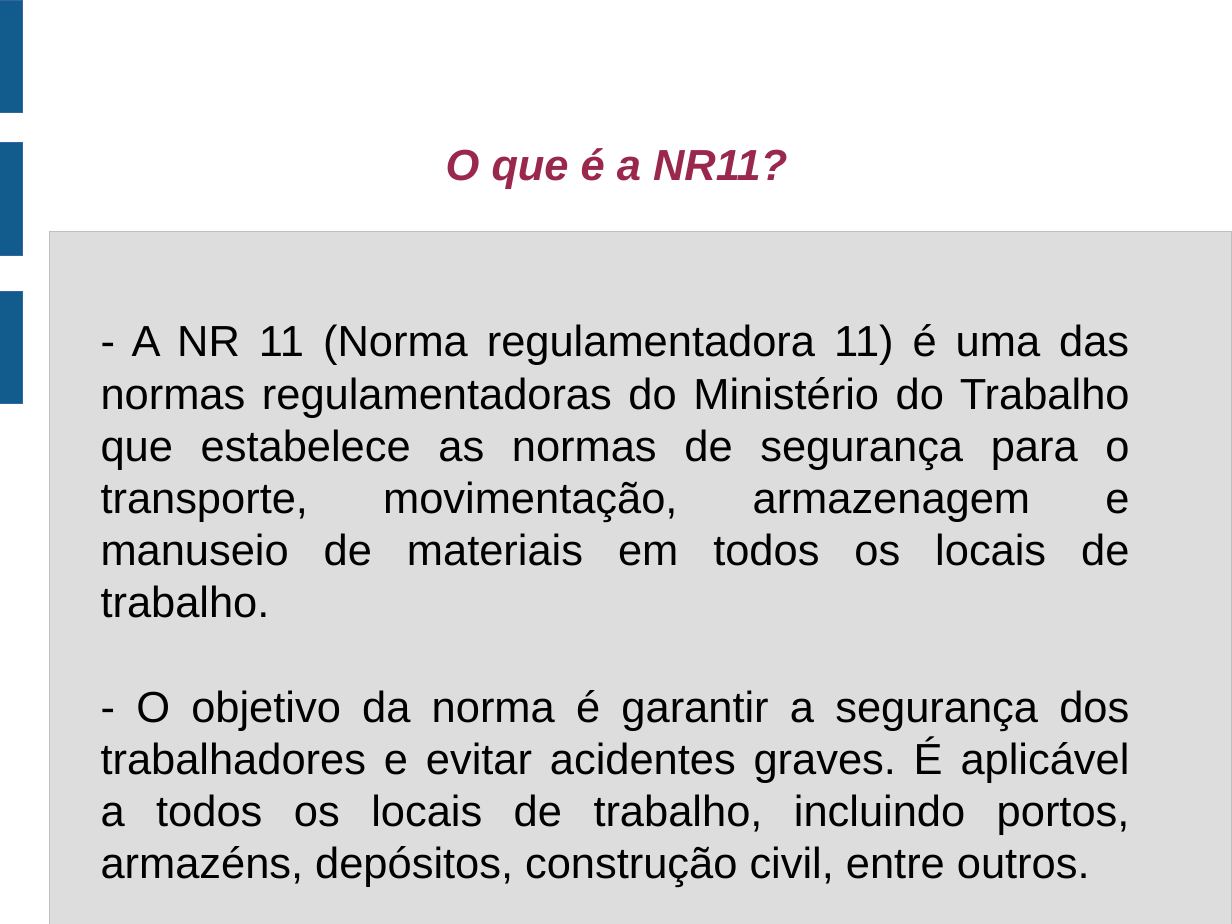
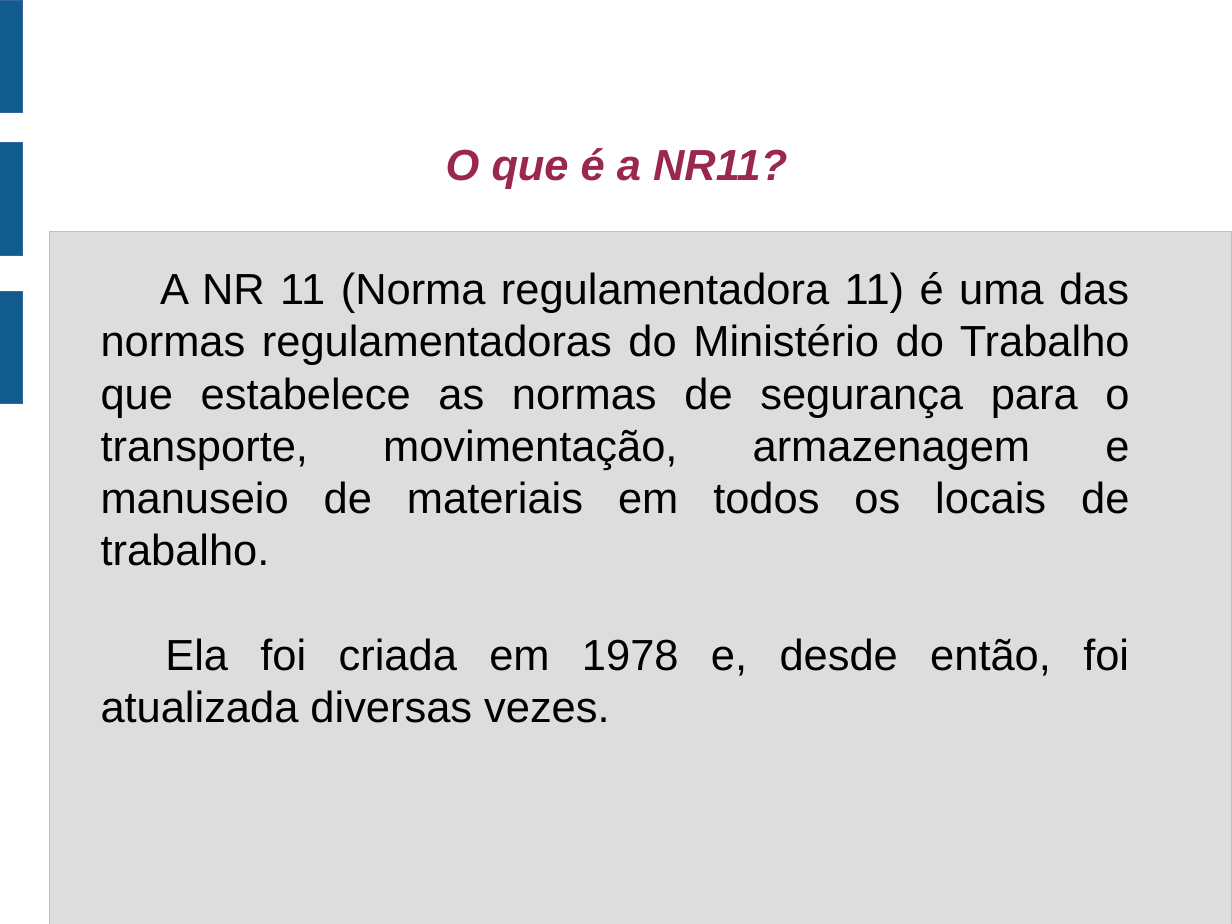
Before and after one commit to jharbes/SEGURANCA-INDUSTRIAL, a slide deck: slide 2 of material_NR11/apresentacaoNR11.odp. Drawn at 1232x924 pixels with LibreOffice and Linux fonts; fonts in the diff are those of the drawing. Boxes give left, top, right and bottom in pixels: in the first picture for what was removed or moved away, otherwise in the second. Text is boxed around its words. In the diff, an @@ line names an element or a change of style, - is before the commit and + after.

```diff
--- a/material_NR11/apresentacaoNR11.odp
+++ b/material_NR11/apresentacaoNR11.odp
@@ text at bbox=[101, 272, 1130, 723]: text changed @@
-- A NR 11 (Norma regulamentadora 11) é uma das normas regulamentadoras do Ministério do Trabalho que estabelece as normas de segurança para o transporte, movimentação, armazenagem e manuseio de materiais em todos os locais de trabalho.
-- O objetivo da norma é garantir a segurança dos trabalhadores e evitar acidentes graves. É aplicável a todos os locais de trabalho, incluindo portos, armazéns, depósitos, construção civil, entre outros.
+A NR 11 (Norma regulamentadora 11) é uma das normas regulamentadoras do Ministério do Trabalho que estabelece as normas de segurança para o transporte, movimentação, armazenagem e manuseio de materiais em todos os locais de trabalho.
+Ela foi criada em 1978 e, desde então, foi atualizada diversas vezes.
```
Also in this commit, not shown: 2 other slides changed, 12 slides added, 5 slides removed, 2 other files.
